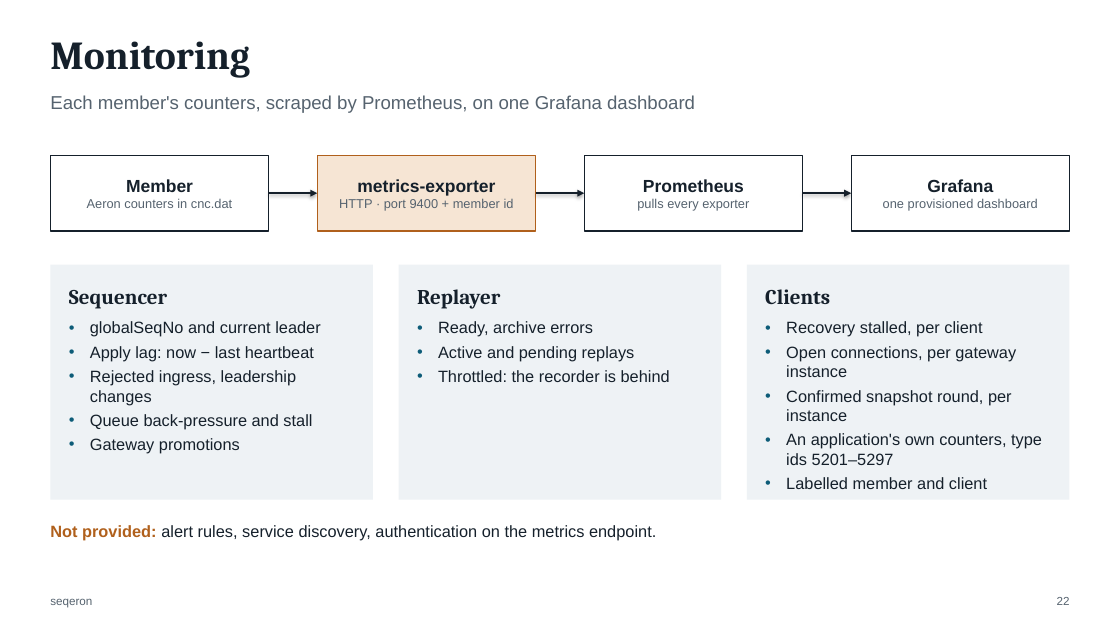
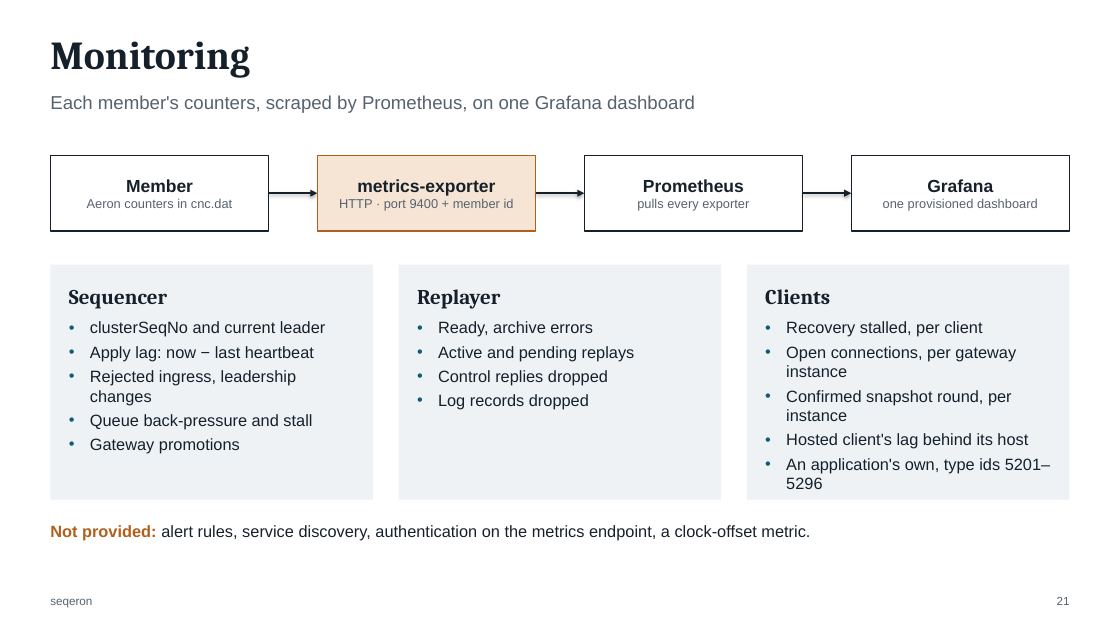
Before and after one commit to FredrikJDahlberg/seqeron, a slide deck: slide 21 of doc/presentation/seqeron-architecture.pptx (slide 22 before the commit). Drawn at 1120x630 pixels with LibreOffice and Linux fonts; fonts in the diff are those of the drawing. Boxes give left, top, right and bottom in pixels: in the first picture for what was removed or moved away, otherwise in the second. Text is boxed around its words. In the diff, an @@ line names an element or a change of style, - is before the commit and + after.

```diff
--- a/doc/presentation/seqeron-architecture.pptx
+++ b/doc/presentation/seqeron-architecture.pptx
@@ text in rectangle at (90, 321, 325, 337): text changed @@
-• globalSeqNo and current leader
+• clusterSeqNo and current leader
@@ text in rectangle at (438, 370, 608, 410): text changed @@
-• Throttled: the recorder is behind
+• Control replies dropped
+• Log records dropped
@@ text in rectangle at (786, 433, 1050, 489): text changed @@
-• An application's own counters, type ids 5201–5297
-• Labelled member and client
+• Hosted client's lag behind its host
+• An application's own, type ids 5201–5296
@@ text at (50, 525, 810, 540): text changed @@
-Not provided: alert rules, service discovery, authentication on the metrics endpoint.
+Not provided: alert rules, service discovery, authentication on the metrics endpoint, a clock-offset metric.
@@ page number at (1057, 597, 1070, 605): text changed @@
-22
+21
```
Also in this commit, not shown: 16 other slides changed, 1 slide added, 31 slides removed, 60 other files.
